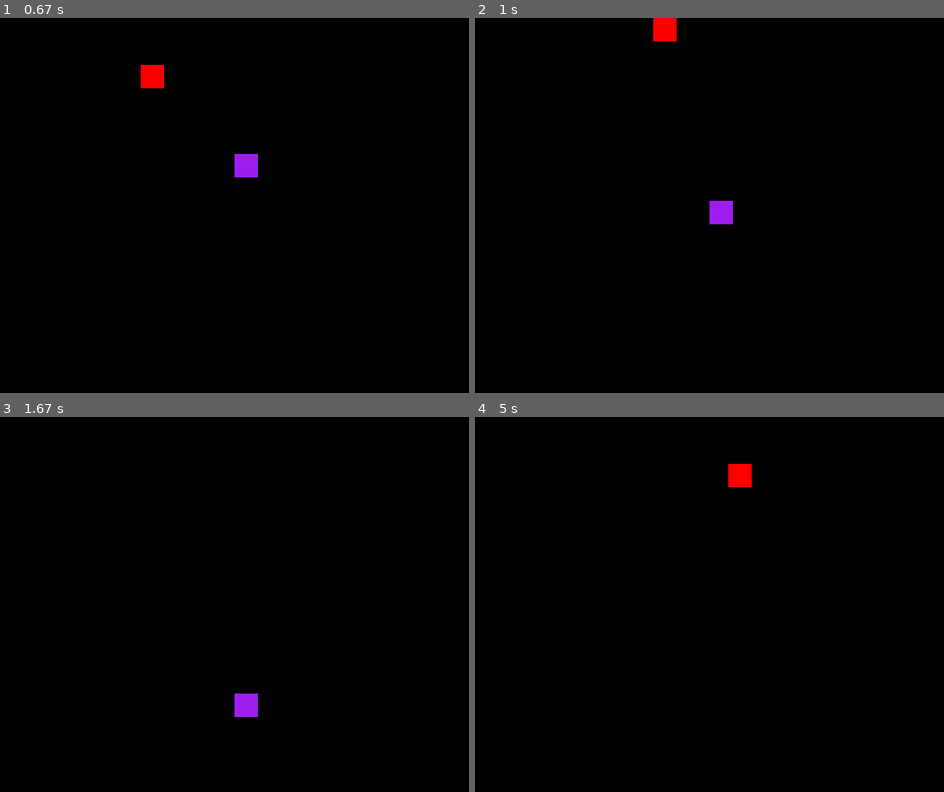
Above: before the commit, frames 1-4 (two rows, left to right).
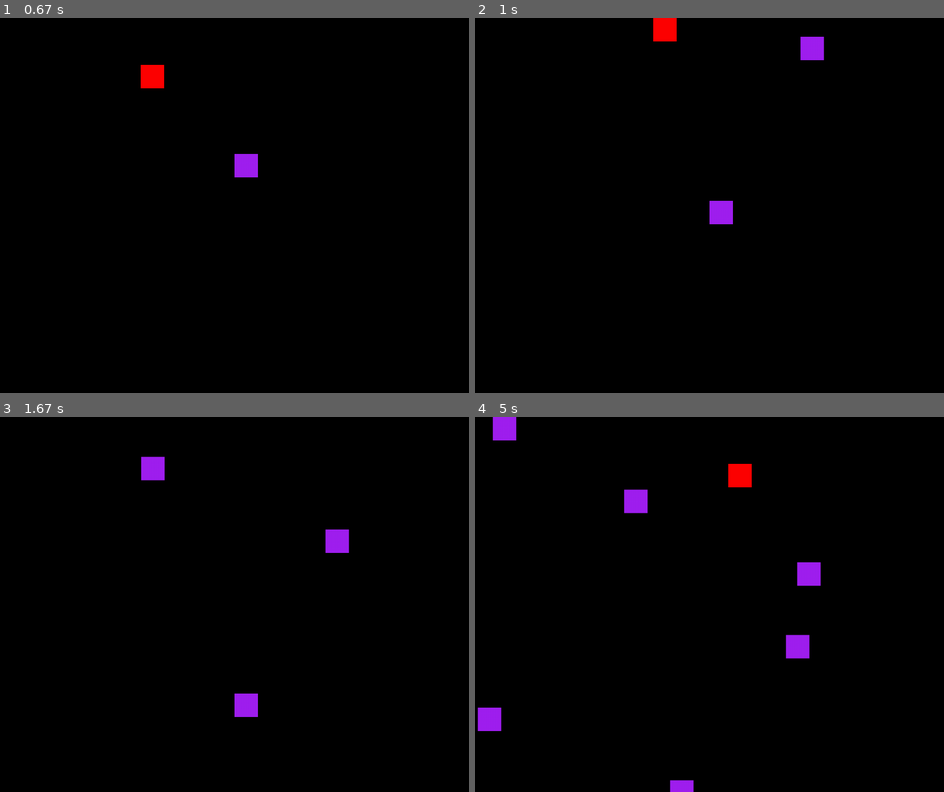
Above: after the commit, the same moments.

Repository: jocsanmj/Pygame
Game: pygame game, started from Game/pygame1.py
Two runs of this game, one before a commit and one after it. Both use one fixed random seed, a clock stepped at 60 frames per second and the inputs below.
Inputs:
- Up to frame 1 (0.67 s): hold D from 0.33 s (still down)
- Up to frame 2 (1 s): release D at 0.8 s; hold W from 0.83 s (still down)
- Up to frame 3 (1.67 s): release W at 1.13 s; hold D 1.17-1.63 s
- Up to frame 4 (5 s): hold S 2.23-2.53 s; hold A 2.57-2.97 s; hold W 3-3.37 s; hold D 3.4-4.03 s; hold S 4.07-4.43 s; hold A 4.47-4.93 s; hold D from 4.97 s (still down)

Frame 1 is identical in both runs. In frame 2, 0.3% of the frame differs, in the area x 69-75%, y 5-12%; in frame 3, 0.6%; in frame 4, 1.8%, in the area x 0-74%, y 0-100%.

Commit message:
ci: random creation of enemies on screen

Diff:
--- a/Game/pygame1.py
+++ b/Game/pygame1.py
@@ -1,4 +1,5 @@
 import pygame  # Importa el módulo pygame para manejar gráficos y eventos.
+import random  # Importa el módulo random para generar posiciones aleatorias de los enemigos.
 from personaje import Cubo  # Importa la clase Cubo desde el archivo 'personaje.py'.
 from enemigo import Enemigo  # Importa la clase Enemigo desde el archivo 'enemigo.py'.
 
@@ -38,6 +39,12 @@
 while jugando:
     tiempo_pasado += reloj.tick(FPS)  # Controla la velocidad de fotogramas y actualiza el tiempo pasado.
 
+    # Verifica si es el momento de crear un nuevo enemigo.
+    if tiempo_pasado > tiempo_entre_enemigos:
+        # Añade un nuevo enemigo en una posición aleatoria en el eje X y fuera de la pantalla en el eje Y.
+        enemigos.append(Enemigo(random.randint(0, ANCHO), -100))
+        tiempo_pasado = 0  # Reinicia el tiempo pasado.
+
     eventos = pygame.event.get()  # Obtiene todos los eventos que han ocurrido.
 
     # Obtiene el estado de las teclas presionadas.
